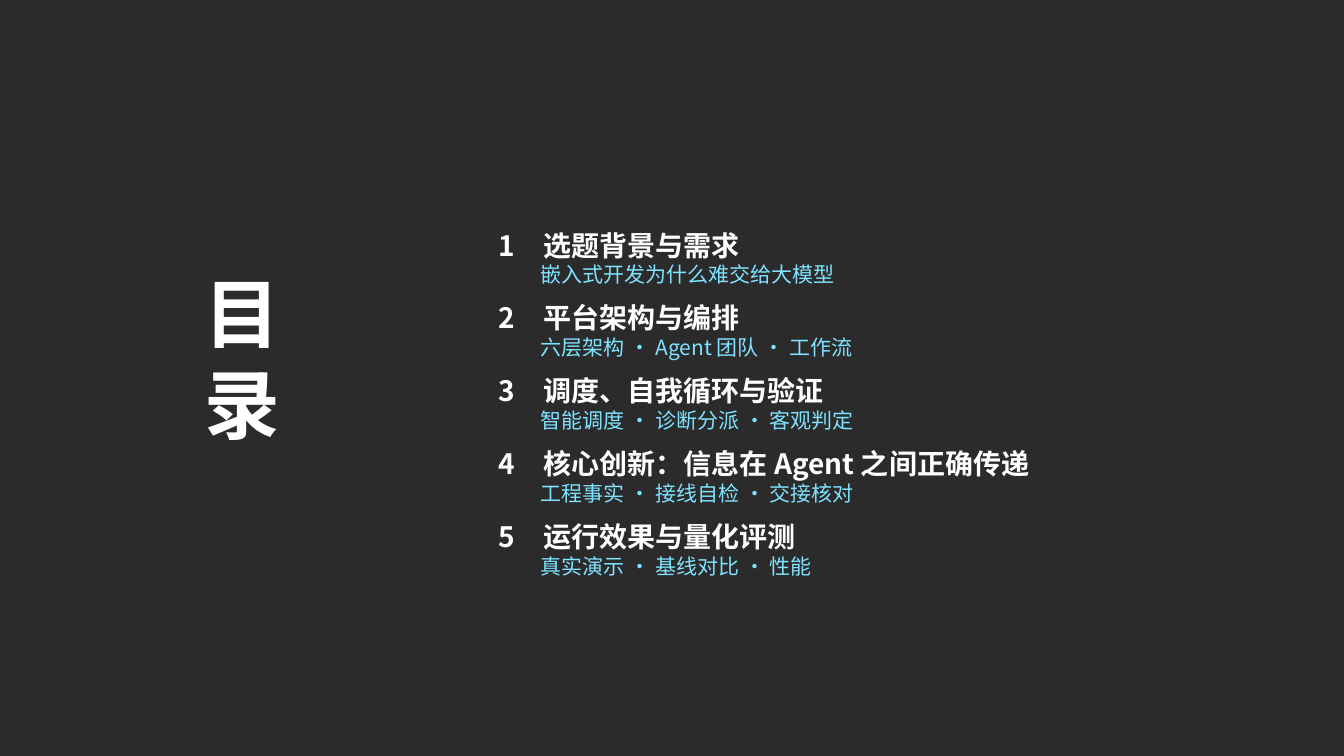
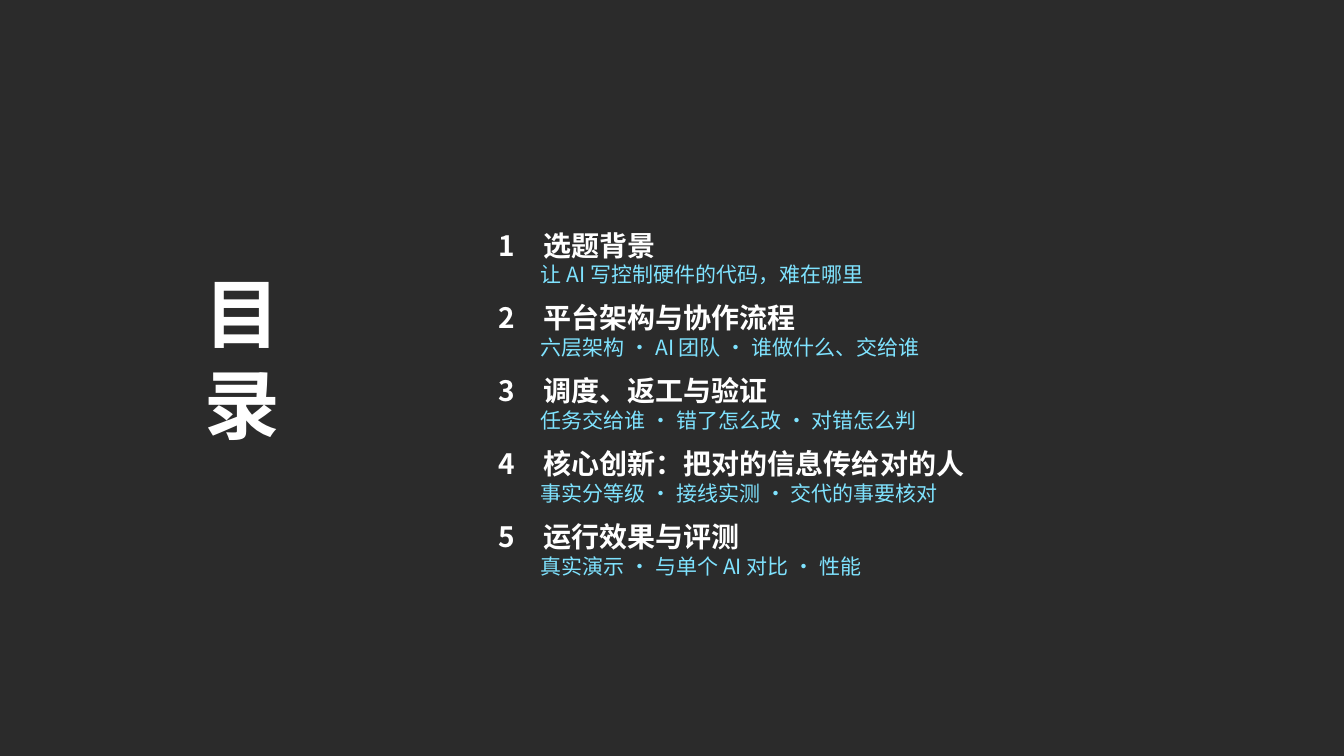
Before and after one commit to z-xxkk/firmforge, a slide deck: slide 2 of submission/方案讲解.pptx. Drawn at 1344x756 pixels with LibreOffice and Linux fonts; fonts in the diff are those of the drawing; background and template pictures are left out; a plain dark background stands for a picture behind light text. Boxes give left, top, right and bottom in pixels: in the first picture for what was removed or moved away, otherwise in the second. Text is boxed around its words. In the diff, an @@ line names an element or a change of style, - is before the commit and + after.

```diff
--- a/submission/方案讲解.pptx
+++ b/submission/方案讲解.pptx
@@ text at box(499, 232, 964, 576): text changed @@
-1 选题背景与需求
-嵌入式开发为什么难交给大模型
-2 平台架构与编排
-六层架构 · Agent 团队 · 工作流
-3 调度、自我循环与验证
-智能调度 · 诊断分派 · 客观判定
-4 核心创新：信息在 Agent 之间正确传递
-工程事实 · 接线自检 · 交接核对
-5 运行效果与量化评测
-真实演示 · 基线对比 · 性能
+1 选题背景
+让 AI 写控制硬件的代码，难在哪里
+2 平台架构与协作流程
+六层架构 · AI 团队 · 谁做什么、交给谁
+3 调度、返工与验证
+任务交给谁 · 错了怎么改 · 对错怎么判
+4 核心创新：把对的信息传给对的人
+事实分等级 · 接线实测 · 交代的事要核对
+5 运行效果与评测
+真实演示 · 与单个 AI 对比 · 性能
```
Also in this commit, not shown: 13 other slides changed, 1 slide added, 1 slide removed, 1 other file.
